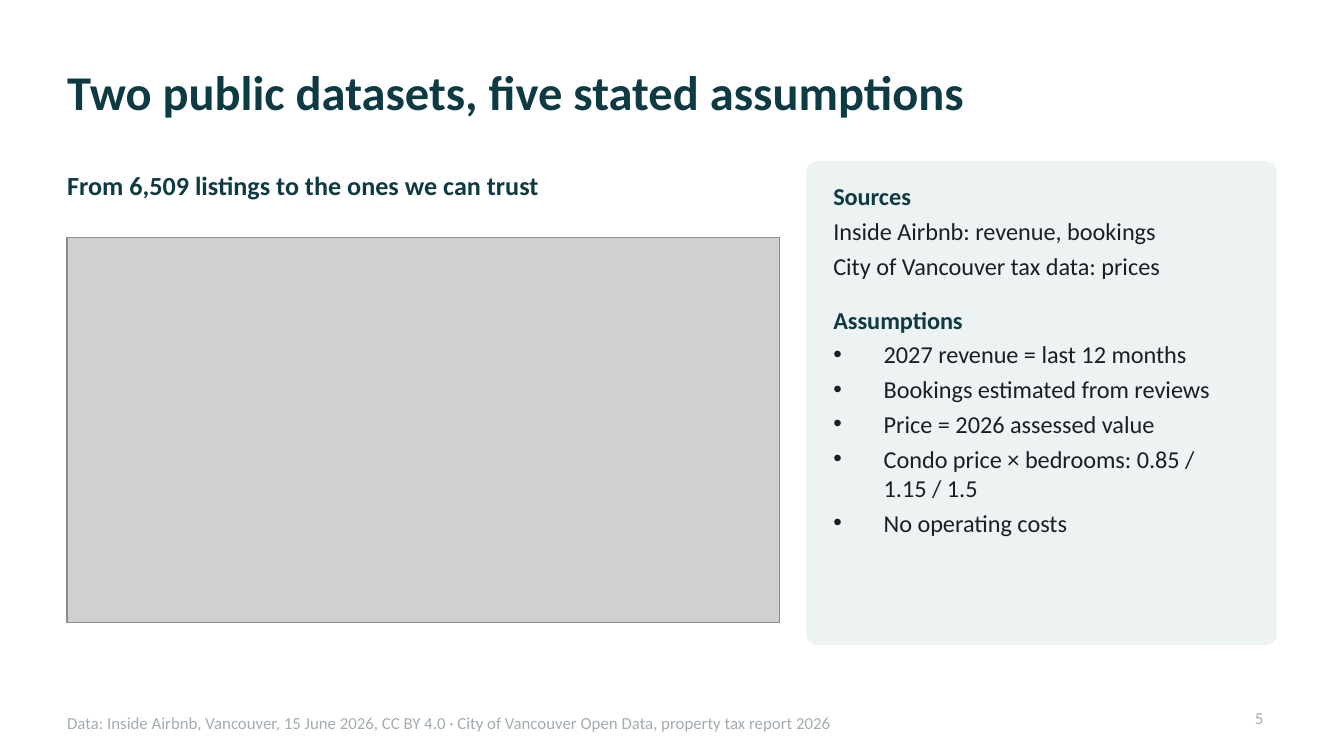
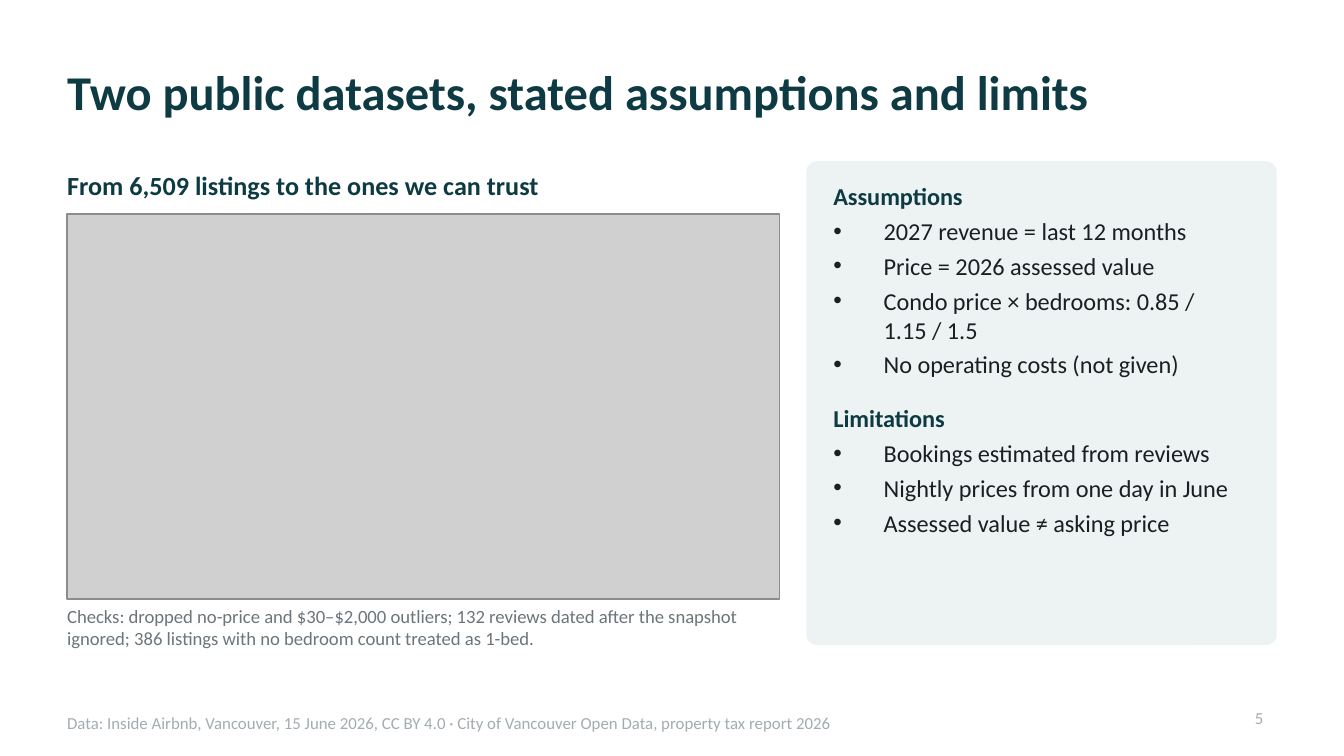
Before and after one commit to 2005yoheiUBC/datajam-2026, a slide deck: slide 5 of analysis/presentation/ddd_pitch_simple.pptx. Drawn at 1344x756 pixels with LibreOffice and Linux fonts; fonts in the diff are those of the drawing; grey boxes stand for pictures. Boxes give left, top, right and bottom in pixels: in the first picture for what was removed or moved away, otherwise in the second. Text is boxed around its words. In the diff, an @@ line names an element or a change of style, - is before the commit and + after.

```diff
--- a/analysis/presentation/ddd_pitch_simple.pptx
+++ b/analysis/presentation/ddd_pitch_simple.pptx
@@ title at bbox=[67, 76, 1088, 118]: text changed @@
-Two public datasets, five stated assumptions
+Two public datasets, stated assumptions and limits
@@ text at bbox=[833, 189, 1159, 279]: paragraphs removed @@
-Sources
-Inside Airbnb: revenue, bookings
-City of Vancouver tax data: prices
@@ picture: place and size @@
-picture at bbox=[67, 238, 780, 624]
+picture at bbox=[67, 214, 780, 599]
@@ text at bbox=[833, 355, 1228, 536]: text changed @@
-• No operating costs
+• No operating costs (not given)
+Limitations
+• Bookings estimated from reviews
+• Nightly prices from one day in June
+• Assessed value ≠ asking price
@@ text at bbox=[884, 381, 1209, 402]: paragraph removed @@
-• Bookings estimated from reviews
@@ text added at bbox=[67, 610, 737, 648], 10 pt, text #6B757B @@
+Checks: dropped no-price and $30–$2,000 outliers; 132 reviews dated after the snapshot ignored; 386 listings with no bedroom count treated as 1-bed.
```
Also in this commit, not shown: 3 other slides changed, 4 slides added, 5 other files.
